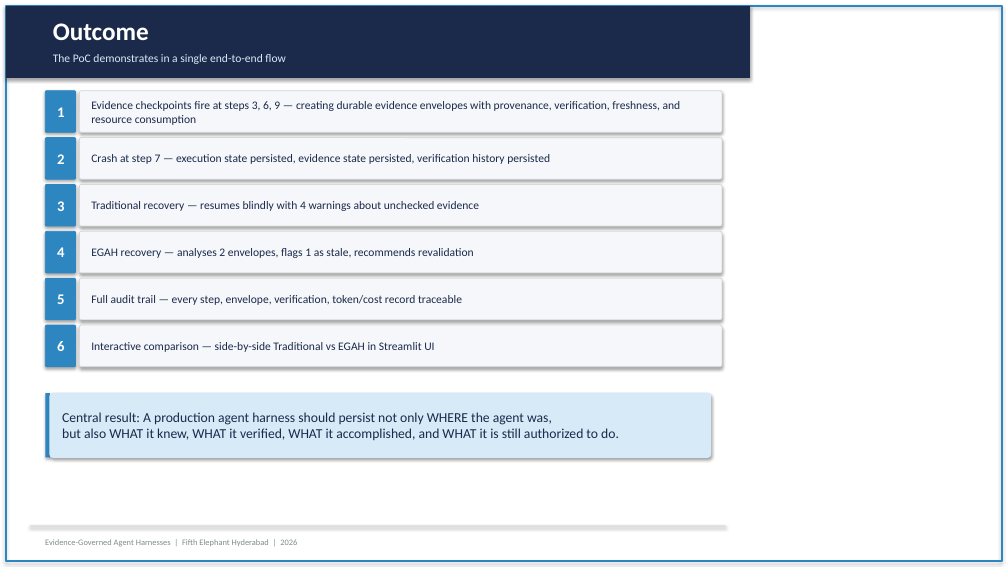
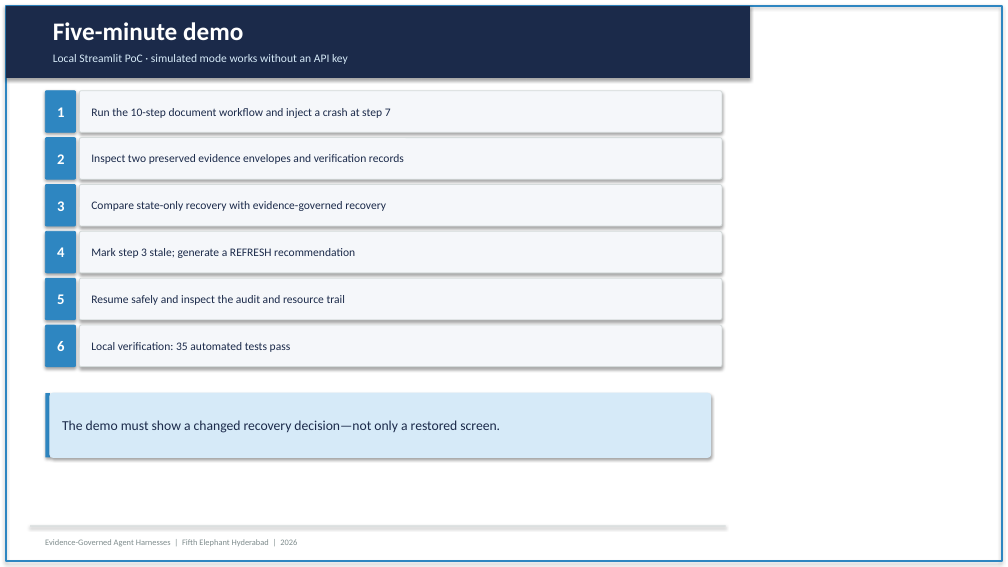
Before and after one commit to khshaik/agentic-systems, a slide deck: slide 8 of eagh/resources/documents/cfp/egah_fifth_elephant_cfp_v2.pptx (slide 12 before the commit). Drawn at 1008x567 pixels with LibreOffice and Linux fonts; fonts in the diff are those of the drawing. Boxes give left, top, right and bottom in pixels: in the first picture for what was removed or moved away, otherwise in the second. Text is boxed around its words. In the diff, an @@ line names an element or a change of style, - is before the commit and + after.

Commit message:
Update EAGH resources and review guide

```diff
--- a/eagh/resources/documents/cfp/egah_fifth_elephant_cfp_v2.pptx
+++ b/eagh/resources/documents/cfp/egah_fifth_elephant_cfp_v2.pptx
@@ text at box(53, 22, 243, 40): text changed @@
-Outcome
+Five-minute demo
@@ text at box(53, 54, 348, 64): text changed @@
-The PoC demonstrates in a single end-to-end flow
+Local Streamlit PoC · simulated mode works without an API key
@@ text in rounded rectangle at box(91, 108, 391, 118): text changed @@
-Evidence checkpoints fire at steps 3, 6, 9 — creating durable evidence envelopes with provenance, verification, freshness, and resource consumption
+Run the 10-step document workflow and inject a crash at step 7
@@ text in rounded rectangle at box(91, 154, 404, 164): text changed @@
-Crash at step 7 — execution state persisted, evidence state persisted, verification history persisted
+Inspect two preserved evidence envelopes and verification records
@@ text in rounded rectangle at box(91, 201, 386, 211): text changed @@
-Traditional recovery — resumes blindly with 4 warnings about unchecked evidence
+Compare state-only recovery with evidence-governed recovery
@@ text in rounded rectangle at box(91, 248, 355, 258): text changed @@
-EGAH recovery — analyses 2 envelopes, flags 1 as stale, recommends revalidation
+Mark step 3 stale; generate a REFRESH recommendation
@@ text in rounded rectangle at box(91, 295, 346, 305): text changed @@
-Full audit trail — every step, envelope, verification, token/cost record traceable
+Resume safely and inspect the audit and resource trail
@@ text in rounded rectangle at box(91, 342, 291, 352): text changed @@
-Interactive comparison — side-by-side Traditional vs EGAH in Streamlit UI
+Local verification: 35 automated tests pass
@@ text in rounded rectangle at box(62, 420, 500, 433): text changed @@
-Central result: A production agent harness should persist not only WHERE the agent was,
-but also WHAT it knew, WHAT it verified, WHAT it accomplished, and WHAT it is still authorized to do.
+The demo must show a changed recovery decision—not only a restored screen.
```
Also in this commit, not shown: 6 other slides changed, 7 slides removed, 7 other files.
